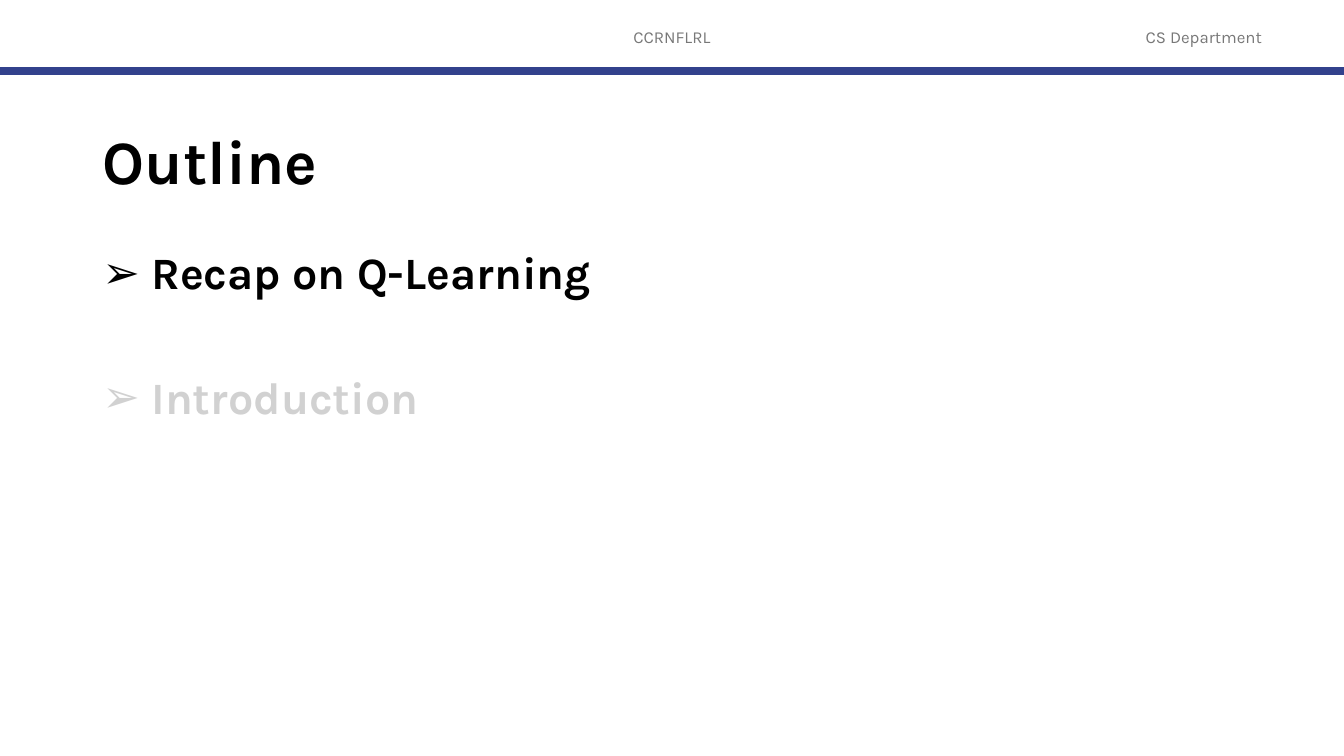
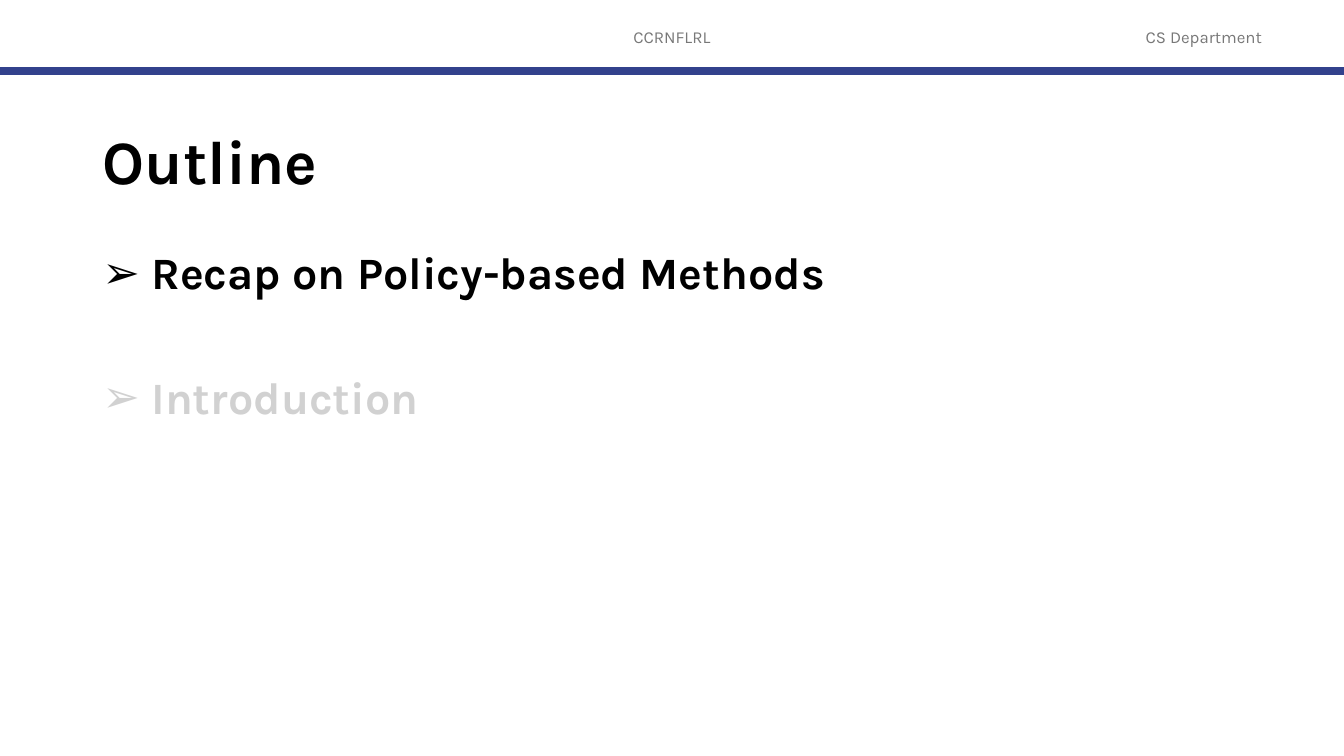
Before and after one commit to robitussin/CCRNFLRL, a slide deck: slide 2 of 7 - Policy Gradient Methods/Actor Critic.pptx. Drawn at 1344x756 pixels with LibreOffice and Linux fonts; fonts in the diff are those of the drawing; background and template pictures are left out. Boxes give left, top, right and bottom in pixels: in the first picture for what was removed or moved away, otherwise in the second. Text is boxed around its words. In the diff, an @@ line names an element or a change of style, - is before the commit and + after.

Commit message:
updated slide

```diff
--- a/7 - Policy Gradient Methods/Actor Critic.pptx
+++ b/7 - Policy Gradient Methods/Actor Critic.pptx
@@ text at box(151, 257, 825, 301): text changed @@
-➢ Recap on Q-Learning
+➢ Recap on Policy-based Methods
```
Also in this commit, not shown: 28 slides added, 50 slides removed.
